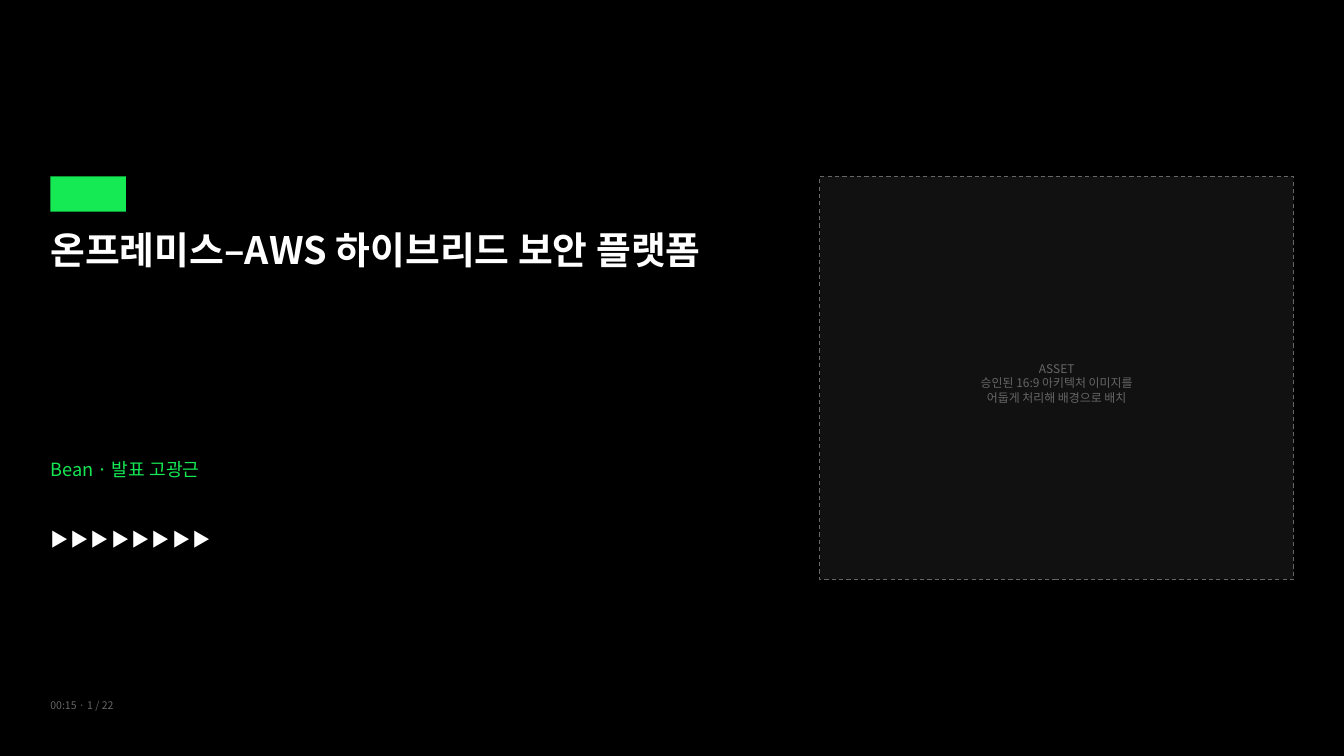
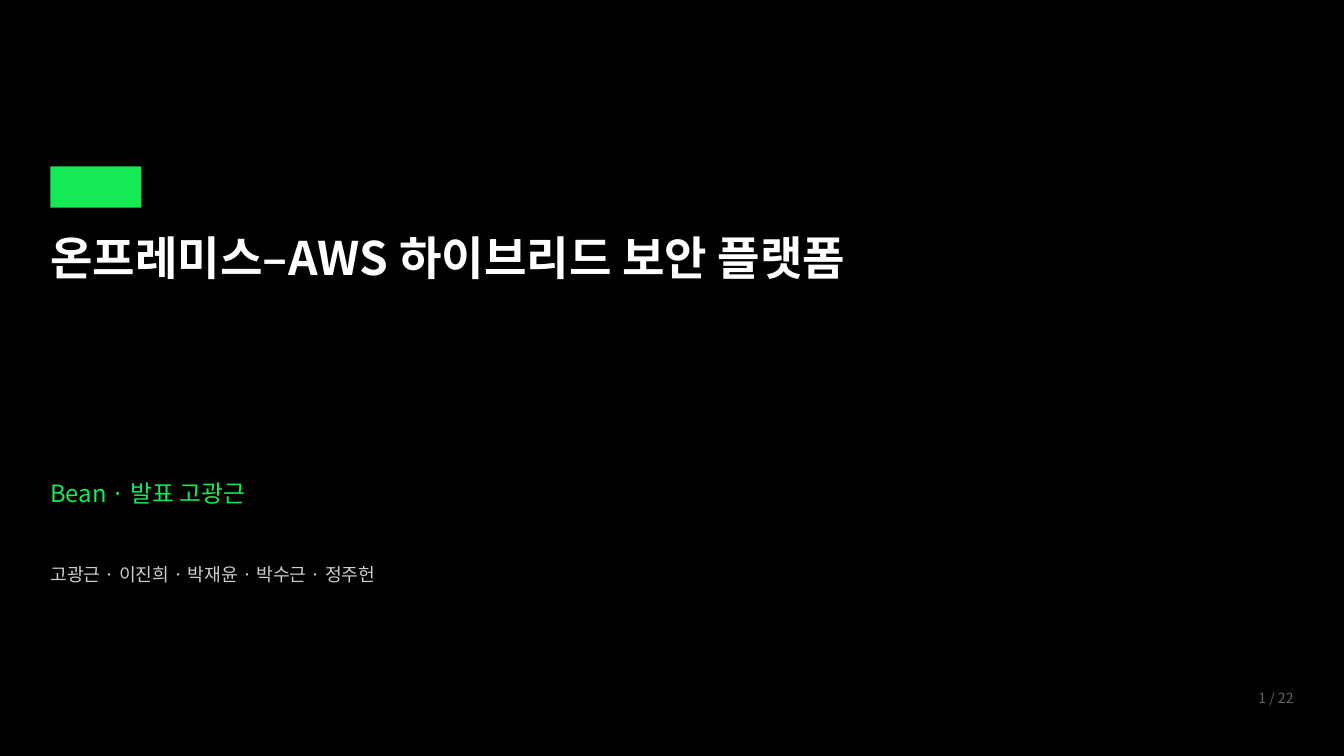
Before and after one commit to ktcloud4-bean/platform, a slide deck: slide 1 of docs/presentation/ktcloud4-bean.pptx. Drawn at 1344x756 pixels with LibreOffice and Linux fonts; fonts in the diff are those of the drawing; background and template pictures are left out; a plain dark background stands for a picture behind light text. Boxes give left, top, right and bottom in pixels: in the first picture for what was removed or moved away, otherwise in the second. Text is boxed around its words. In the diff, an @@ line names an element or a change of style, - is before the commit and + after.

```diff
--- a/docs/presentation/ktcloud4-bean.pptx
+++ b/docs/presentation/ktcloud4-bean.pptx
@@ background #FFFFFF to picture (left out) @@
@@ rectangle added at <box>0,0,1344,756</box>, fill #000000 at 74% opacity @@
@@ rectangle: place and size @@
-rectangle at <box>50,176,126,212</box>
+rectangle at <box>50,166,141,208</box>
@@ rectangle removed at <box>820,176,1294,580</box> @@
@@ text "온프레미스–AWS 하이브리드 보안 플랫폼" at <box>50,236,845,279</box>: size 54 to 66 pt; line spacing 1.12 to 1.14 @@
@@ text removed at <box>981,364,1133,403</box> @@
-ASSET
-승인된 16:9 아키텍처 이미지를
-어둡게 처리해 배경으로 배치
@@ text "Bean · 발표 고광근": place and size @@
-text "Bean · 발표 고광근" at <box>50,461,199,478</box>
+text "Bean · 발표 고광근" at <box>50,482,246,504</box>
@@ text "Bean · 발표 고광근" at <box>50,482,246,504</box>: size 26 to 34 pt @@
@@ text removed at <box>50,519,454,559</box> @@
-▶▶▶▶▶▶▶▶
@@ text added at <box>50,566,375,583</box>, 26 pt, text #CCCCCC @@
+고광근 · 이진희 · 박재윤 · 박수근 · 정주헌
@@ text at <box>1258,693,1294,703</box>: text changed; size 15 to 20 pt @@
-00:15 · 1 / 22
+1 / 22
```
Also in this commit, not shown: 9 other slides changed, 12 slides added, 12 slides removed, 2 other files.
